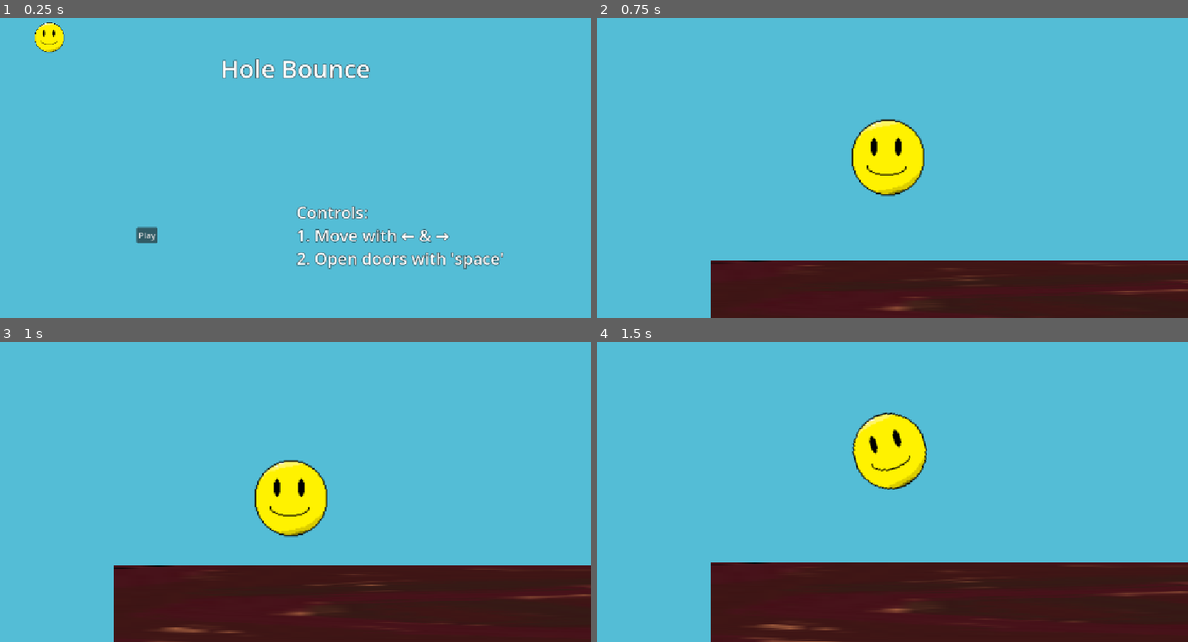
Above: before the commit, frames 1-4 (two rows, left to right).
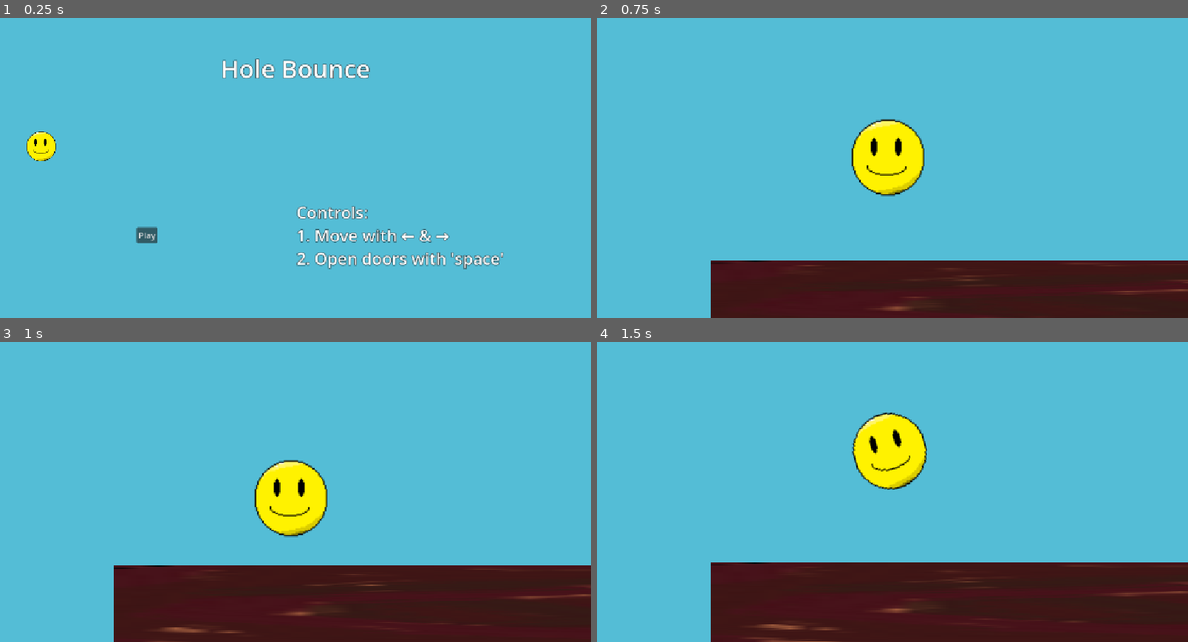
Above: after the commit, the same moments.

Repository: cyan-teal/hole-bounce
Game: Godot game, scene res://scenes/main.tscn
The game is run twice, just before and just after one commit, with the same random seed, the same clock (stepped at 60 frames per second) and the same inputs. The engine's default icon, where the game draws it, is replaced by a stand-in: a white triangle on a blue panel in a dark square.
Inputs (mouse positions are in pixels of both pictures, inside the frame that each line leads up to):
- Up to frame 1 (0.25 s): no input
- Up to frame 2 (0.75 s): click "Play" at 0.5 s
- Up to frame 3 (1 s): no input
- Up to frame 4 (1.5 s): move the mouse to (1022, 459) at 1.27 s; hold Right (go_right) from 1.28 s (still down); hold Space (pass) from 1.28 s (still down)

The runs differ from the first frame. In frame 1, 0.8% of the frame differs, in the area x 4-11%, y 1-48%; in frame 2, nothing differs; in frame 3, nothing differs; in frame 4, nothing differs.

Commit message:
Improve start and end screens

Diff:
--- a/hole-bounce/scenes/end_screen.tscn
+++ b/hole-bounce/scenes/end_screen.tscn
@@ -1,8 +1,62 @@
 [gd_scene format=3 uid="uid://r76mnntewch8"]
 
-[ext_resource type="Texture2D" uid="uid://dsnqea3gxy4cj" path="res://resources/icon.svg" id="1_my301"]
+[ext_resource type="Texture2D" uid="uid://cpsm7tj76dhok" path="res://pixil-frame-0.png" id="1_6e1uj"]
+[ext_resource type="Script" uid="uid://b3lybcbp2vp0x" path="res://scripts/start_button.gd" id="2_jc7ji"]
+[ext_resource type="PackedScene" uid="uid://bfkf8mxjbh5ky" path="res://steel_beams.tscn" id="3_g44xs"]
+[ext_resource type="PackedScene" uid="uid://b2b1gi5tljg5o" path="res://scenes/object.tscn" id="4_vj8vg"]
+[ext_resource type="PackedScene" uid="uid://c8xtnnl8ank2m" path="res://cloud.tscn" id="5_plosh"]
 
-[node name="EndScreen" type="TextureRect" unique_id=484377148]
-offset_right = 40.0
-offset_bottom = 40.0
-texture = ExtResource("1_my301")
+[node name="StartMenu" type="Control" unique_id=1991292221]
+layout_mode = 3
+anchors_preset = 15
+anchor_right = 1.0
+anchor_bottom = 1.0
+grow_horizontal = 2
+grow_vertical = 2
+
+[node name="PixilFrame0" type="Sprite2D" parent="." unique_id=91649897]
+position = Vector2(305, 91)
+texture = ExtResource("1_6e1uj")
+
+[node name="VBoxContainer" type="VBoxContainer" parent="." unique_id=1659289672]
+layout_mode = 1
+anchors_preset = 15
+anchor_right = 1.0
+anchor_bottom = 1.0
+grow_horizontal = 2
+grow_vertical = 2
+
+[node name="GameName" type="RichTextLabel" parent="VBoxContainer" unique_id=993662110]
+layout_mode = 2
+size_flags_vertical = 6
+theme_override_colors/font_outline_color = Color(0, 0, 0, 1)
+theme_override_constants/outline_size = 3
+theme_override_font_sizes/normal_font_size = 48
+text = "You Completed Hole Bounce"
+fit_content = true
+horizontal_alignment = 2
+vertical_alignment = 1
+
+[node name="HBoxContainer" type="HBoxContainer" parent="VBoxContainer" unique_id=1460722807]
+layout_mode = 2
+size_flags_vertical = 3
+
+[node name="ExitButton" type="Button" parent="VBoxContainer/HBoxContainer" unique_id=173209141]
+layout_mode = 2
+size_flags_horizontal = 6
+size_flags_vertical = 6
+text = "Exit"
+script = ExtResource("2_jc7ji")
+
+[node name="steel beams" parent="." unique_id=1481196679 instance=ExtResource("3_g44xs")]
+position = Vector2(205, 245)
+scale = Vector2(2.9763436, 3.5121515)
+
+[node name="Object" parent="." unique_id=1360642315 instance=ExtResource("4_vj8vg")]
+position = Vector2(94, 345)
+scale = Vector2(1.1104182, 1.1104182)
+
+[node name="cloud" parent="." unique_id=31755238 instance=ExtResource("5_plosh")]
+position = Vector2(283, 178)
+
+[connection signal="pressed" from="VBoxContainer/HBoxContainer/ExitButton" to="VBoxContainer/HBoxContainer/ExitButton" method="_on_pressed"]
--- a/hole-bounce/scripts/start_button.gd
+++ b/hole-bounce/scripts/start_button.gd
@@ -9,3 +9,7 @@
 # Called every frame. 'delta' is the elapsed time since the previous frame.
 func _process(delta: float) -> void:
 	pass
+
+
+func _on_pressed() -> void:
+	get_tree().quit()
--- a/hole-bounce/start_menu.tscn
+++ b/hole-bounce/start_menu.tscn
@@ -12,7 +12,7 @@
 grow_vertical = 2
 
 [node name="PixilFrame0" type="Sprite2D" parent="." unique_id=91649897]
-position = Vector2(100, 100)
+position = Vector2(84, 313)
 texture = ExtResource("2_ia0g5")
 
 [node name="VBoxContainer" type="VBoxContainer" parent="." unique_id=1659289672]
